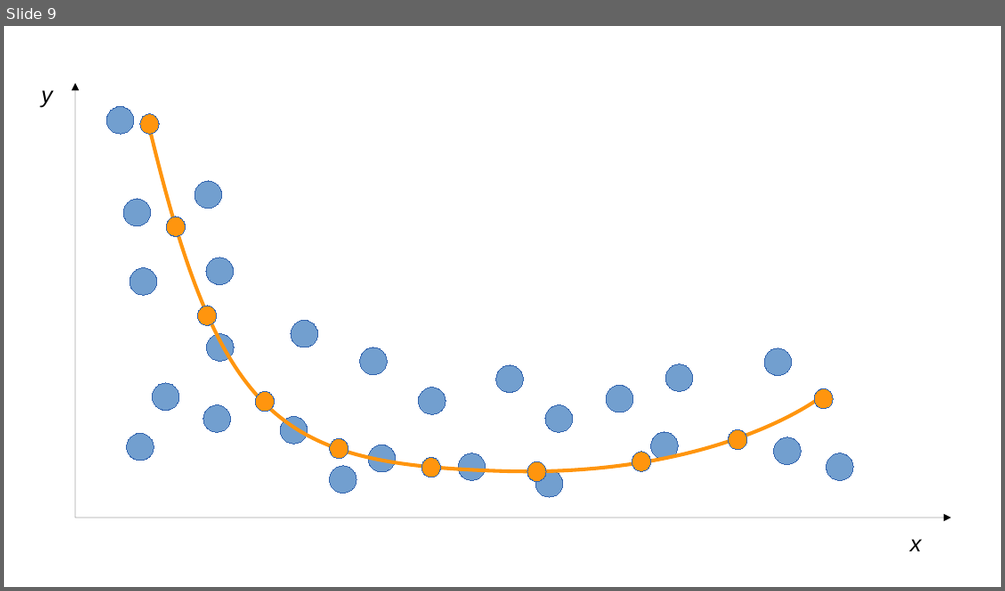
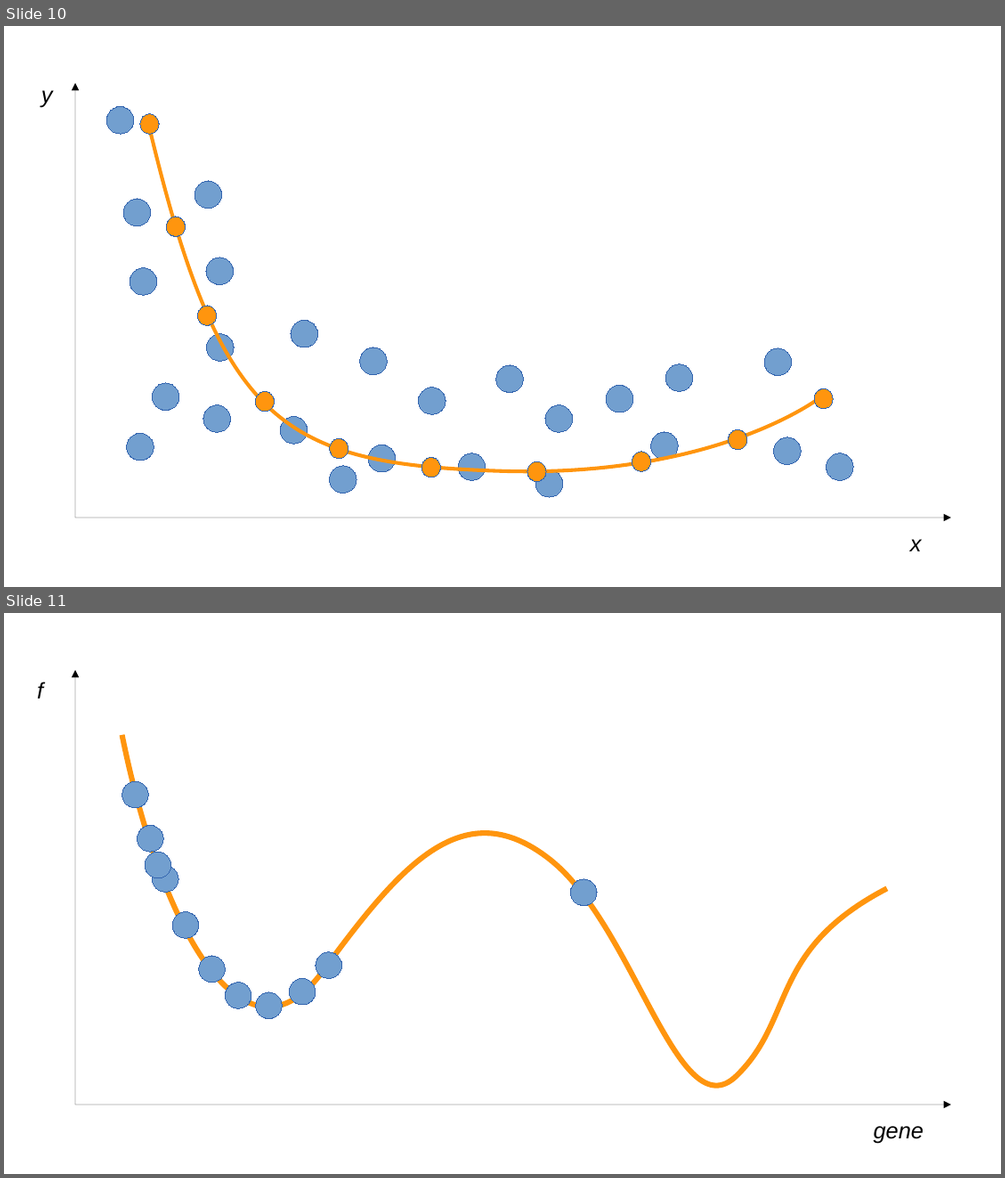
Before and after one commit to air-labs/AIML, a slide deck: Presentation.odp. Shown one above the other, each under a label of ours: slide 9 before the commit, slides 10 and 11 after it. The pictures are 1005x591 and 1005x1178 pixels, drawn with LibreOffice and Linux fonts; fonts in the diff are those of the drawing. Boxes give left, top, right and bottom in pixels: in the first picture for what was removed or moved away, otherwise in the second. Text is boxed around its words. In the diff, an @@ line names an element or a change of style, - is before the commit and + after.

```diff
--- a/Presentation.odp
+++ b/Presentation.odp
@@ slide 11 added at box(4, 613, 1001, 1174), background #FFFFFF @@
@@ text added at box(37, 682, 43, 698), 18 pt, text #000000, italic @@
+f
@@ arrow added from (75, 1104) to (75, 670), #000000 0 pt @@
@@ freeform shape added at box(122, 735, 888, 1086), outline #FF950E 4.31 pt @@
@@ ellipse added at box(122, 781, 149, 808), fill #729FCF, outline #3465AF 0 pt @@
@@ ellipse added at box(137, 826, 163, 852), fill #729FCF, outline #3465AF 0 pt @@
@@ ellipse added at box(146, 852, 171, 878), fill #729FCF, outline #3465AF 0 pt @@
@@ ellipse added at box(153, 866, 178, 892), fill #729FCF, outline #3465AF 0 pt @@
@@ ellipse added at box(570, 879, 597, 905), fill #729FCF, outline #3465AF 0 pt @@
@@ ellipse added at box(172, 911, 199, 938), fill #729FCF, outline #3465AF 0 pt @@
@@ ellipse added at box(199, 956, 225, 982), fill #729FCF, outline #3465AF 0 pt @@
@@ ellipse added at box(316, 952, 341, 979), fill #729FCF, outline #3465AF 0 pt @@
@@ ellipse added at box(225, 982, 251, 1008), fill #729FCF, outline #3465AF 0 pt @@
@@ ellipse added at box(289, 979, 316, 1005), fill #729FCF, outline #3465AF 0 pt @@
@@ ellipse added at box(256, 992, 282, 1018), fill #729FCF, outline #3465AF 0 pt @@
@@ arrow added from (75, 1104) to (951, 1104), #000000 0 pt @@
@@ text added at box(874, 1126, 923, 1143), 18 pt, text #000000, italic @@
+gene
@@ what was slide 9 is now slide 10 @@
```
Also in this commit, not shown: 1 other slide added, 32 other files.
